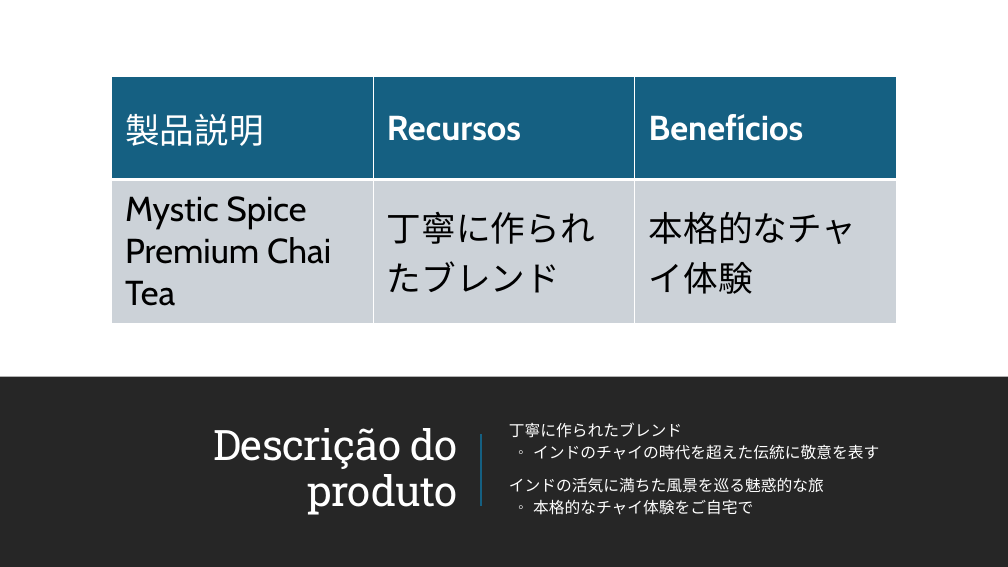
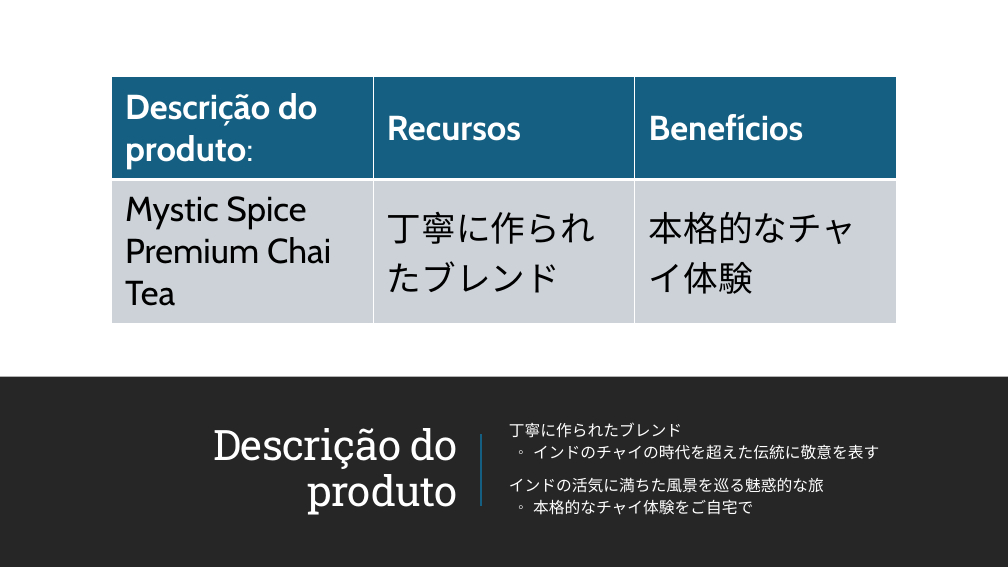
Before and after one commit to MicrosoftLearning/MS-4004-Empower-workforce-copilot-use-cases.pt-br, a slide deck: slide 4 of ResourceFiles/Mystic Spice Premium Chai Market Analysis Presentation.pptx. Drawn at 1008x567 pixels with LibreOffice and Linux fonts; fonts in the diff are those of the drawing. Boxes give left, top, right and bottom in pixels: in the first picture for what was removed or moved away, otherwise in the second. Text is boxed around its words. In the diff, an @@ line names an element or a change of style, - is before the commit and + after.

```diff
--- a/ResourceFiles/Mystic Spice Premium Chai Market Analysis Presentation.pptx
+++ b/ResourceFiles/Mystic Spice Premium Chai Market Analysis Presentation.pptx
@@ table at (111, 77, 896, 324) @@
-row 1, column 1: 製品説明
+row 1, column 1: Descrição do produto:
```
Also in this commit, not shown: 8 other slides changed, 32 other files.
